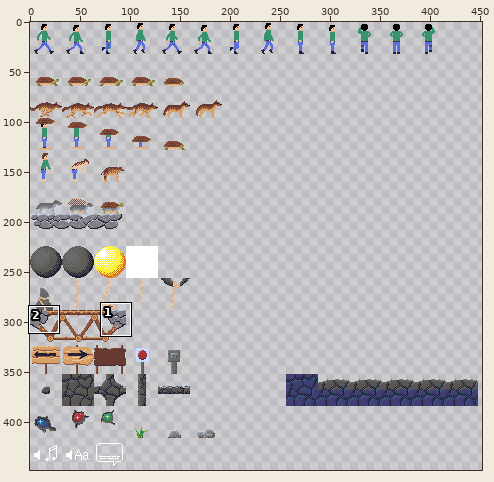
Sprite sheet -- android/assets/img/spritesheet.png. Above: a wide view before the commit, with the close-up outlined.
Close-up. As it was:
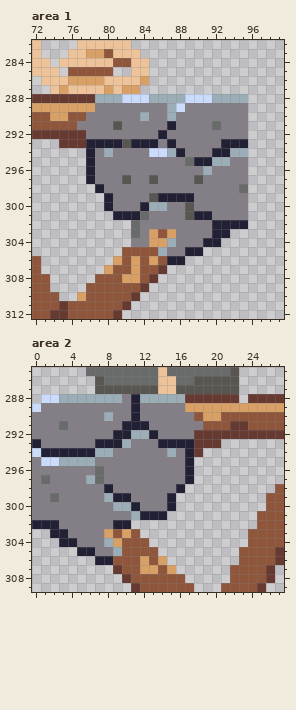
The file is 512x448 pixels. Shown: area 1: x 72..99, y 282..312; area 2: x 0..27, y 285..309. The wide view leaves out empty margins.
Once edited:
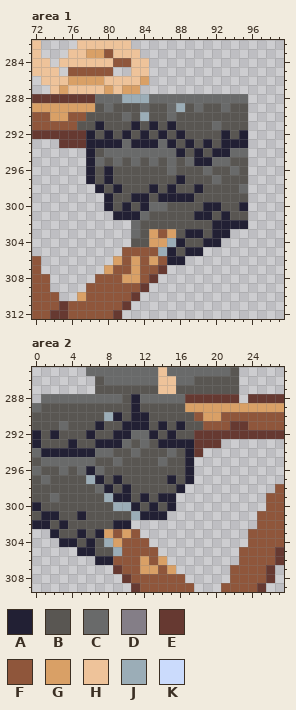
Palette (. is transparent): A #222034  B #595652  C #696a6a  D #847e87  E #663931  F #8f563b  G #d9a066  H #eec39a  J #9badb7  K #cbdbfc
Change:
Changed rows in their new state; - is an unchanged pixel.
Area 1:
first column x 77:
288 --CCCJJJCCCCCCCCCCC
289 --BCBBBCBBCJBCBBCBB
290 -BBBBCB-BBCBBBBBBBB
291 BBAB-BABAB-BBBB-BBB
292 -ABABABAB-BABBBBABA
293 -----C---C-BABAB---
294 --BCCCCCCCC-BAB--CC
295 --CBCBCBCBCB---CCBB
296 --BABBBBBBCBBBCBBCB
297 --BAB-BB-BBAB-BCBBB
298 ---BABBBABABBABBBB-
299 ----BBAA-----BBBBBB
300 ----BAB-CCBB-BAABBA
301 --------BBBB---BABB
302 -------BBBBBBBB----
303 -------B---BAAB----
304 ------BB---ABB-----
305 ----------AB-------
Area 2:
first column x 0:
288 -CCCCCCCCCB-CCCCC--
289 CBBBBBBBBBB-BBBBB--
290 BBBBBBBB-AB-ABBBBB-
291 BBB-BBBABB---BABABB
292 ABABBBABB--CC-BABB-
293 -BBBABB---CBCB-----
294 C------CCBBCBBBCB--
295 BCCCCCCBBCBBBBCBB--
296 CBBCBCA-BBBBBBBBB--
297 B-BBBB-ABABBBBBAB--
298 BBBBBBBC-BABBBBB---
299 BB-BBBBB---BABA----
300 ABBBBBBBB---BAB----
301 BAABBABBBBB--------
302 --BABBBBB----------
303 ---BBABA-----------
304 -----BAB-----------
305 -------BB----------
Boxes around the changes in both close-ups, in picture pixels (x1, y1, x2, y2):
changed: (77, 94, 248, 256)
changed: (32, 394, 203, 556)
